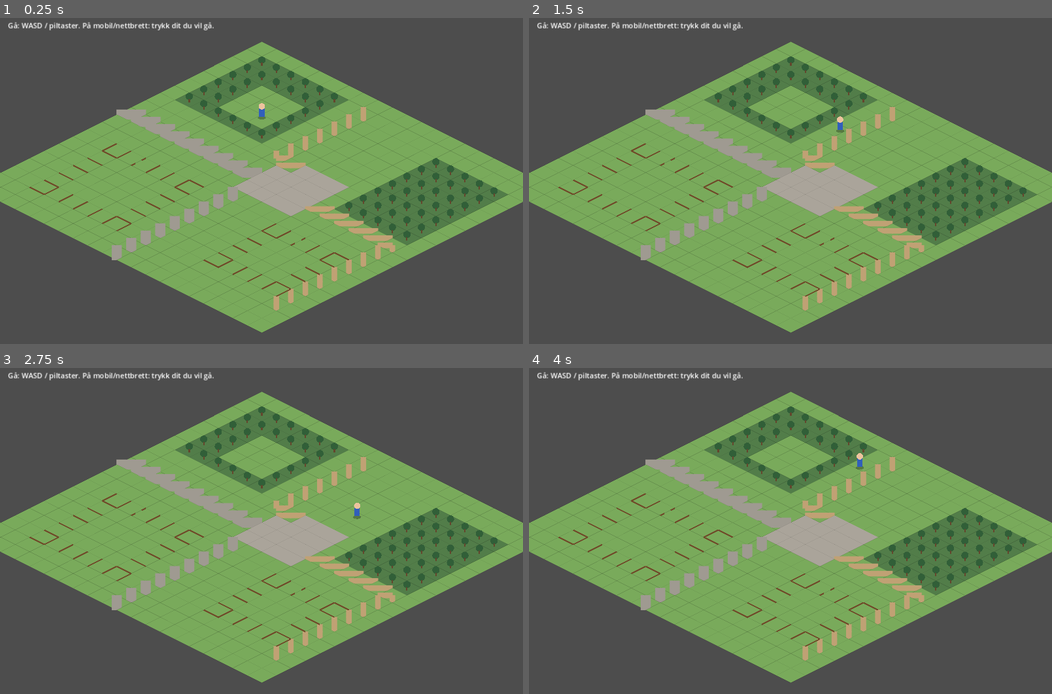
Above: before the commit, frames 1-4 (two rows, left to right).
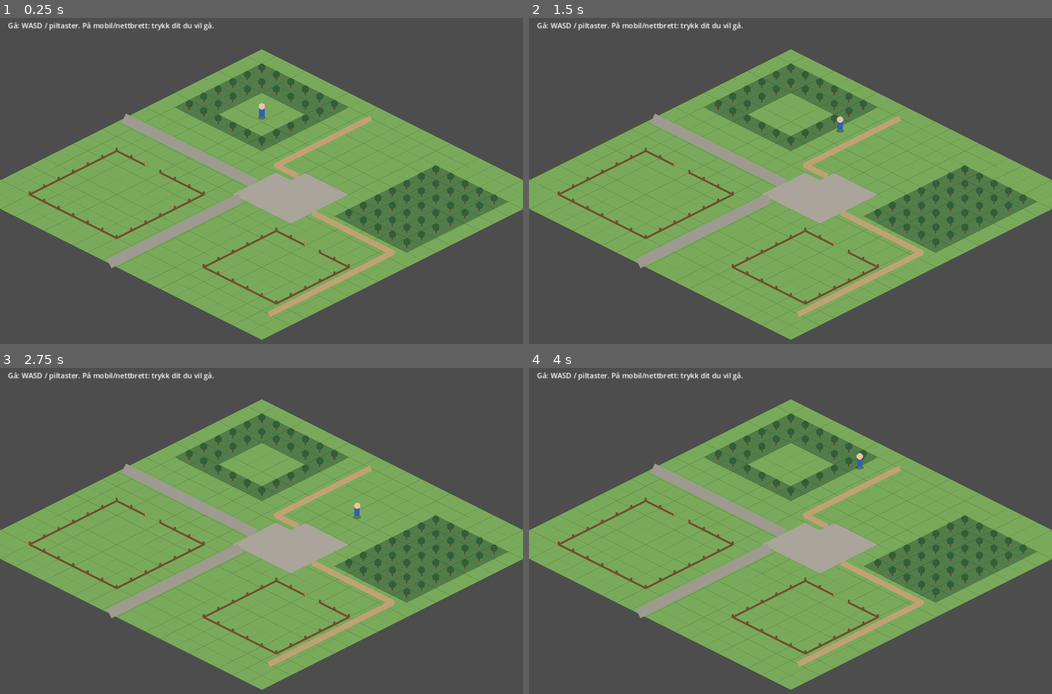
Above: after the commit, the same moments.

Repository: hkolberg/lille-gaardsliv
Game: Godot game, scene res://main.tscn
The game is run twice, just before and just after one commit, with the same random seed, the same clock (stepped at 60 frames per second) and the same inputs.
Inputs (mouse positions are in pixels of both pictures, inside the frame that each line leads up to):
- Up to frame 1 (0.25 s): no input
- Up to frame 2 (1.5 s): tap Enter at 0.5 s; move the mouse to (905, 174) at 0.52 s; hold D (move_right) 0.53-1.28 s; click (905, 174) at 0.67 s; tap Space at 1.25 s; move the mouse to (685, 210) at 1.27 s; hold S (move_down) from 1.28 s (still down)
- Up to frame 3 (2.75 s): move the mouse to (313, 465) at 2.02 s; release S (move_down) at 2.03 s; hold D (move_right) from 2.03 s (still down)
- Up to frame 4 (4 s): move the mouse to (764, 612) at 2.77 s; release D (move_right) at 2.78 s; hold W (move_up) 2.78-3.53 s; click (764, 612) at 2.92 s; tap Enter at 3.5 s; move the mouse to (947, 592) at 3.52 s; hold A (move_left) from 3.53 s (still down)

The runs differ from the first frame. In frame 1, 18% of the frame differs, in the area x 0-100%, y 7-99%; in frame 2, 18%; in frame 3, 18%; in frame 4, 18%.

Commit message:
Align isometric tiles, roads and fence boundaries

Diff:
--- a/godot/main.gd
+++ b/godot/main.gd
@@ -129,7 +129,7 @@
 	fences["%d,%d,%d" % [x, y, edge]] = {"gate": gate}
 
 func _iso(x: int, y: int) -> Vector2:
-	return _iso_f(float(x), float(y))
+	return _iso_f(float(x) + 0.5, float(y) + 0.5)
 
 func _iso_f(x: float, y: float) -> Vector2:
 	return ORIGIN + Vector2((x - y) * TILE_W * 0.5, (x + y) * TILE_H * 0.5)
@@ -206,6 +206,11 @@
 	for y in GRID_H:
 		for x in GRID_W:
 			_draw_tile(x, y, tiles[y][x])
+	# Draw paths after every ground tile, so adjacent tiles cannot cover them.
+	for y in GRID_H:
+		for x in GRID_W:
+			if tiles[y][x].category == "road":
+				_draw_road(x, y, tiles[y][x])
 	_draw_all_fences()
 	_draw_player()
 	_draw_ui()
@@ -223,23 +228,29 @@
 	if tile.category == "forest":
 		draw_circle(c + Vector2(0,-8), 8, Color("#315f38"))
 		draw_line(c + Vector2(0,-2), c + Vector2(0,5), Color("#64462d"), 3)
-	elif tile.category == "road":
-		if tile.surface == "cobblestone_square":
-			draw_colored_polygon(diamond, Color("#aaa49a"))
-		else:
-			var width := 11.0 if tile.surface == "gravel" else 21.0
-			var col := Color("#c0a174") if tile.surface == "gravel" else Color("#9f9a91")
-			_draw_connections(c, tile.connections, width, col)
+
+func _draw_road(x: int, y: int, tile: Dictionary) -> void:
+	var c := _iso(x, y)
+	if tile.surface == "cobblestone_square":
+		draw_colored_polygon(PackedVector2Array([
+			_iso_f(x, y), _iso_f(x + 1, y),
+			_iso_f(x + 1, y + 1), _iso_f(x, y + 1)
+		]), Color("#aaa49a"))
+	else:
+		var width := 11.0 if tile.surface == "gravel" else 21.0
+		var col := Color("#c0a174") if tile.surface == "gravel" else Color("#9f9a91")
+		_draw_connections(c, tile.connections, width, col)
 
 func _edge_point(c: Vector2, d: int) -> Vector2:
 	match d:
-		Dir.N: return c + Vector2(0, -TILE_H * 0.5)
-		Dir.E: return c + Vector2(TILE_W * 0.5, 0)
-		Dir.S: return c + Vector2(0, TILE_H * 0.5)
-		Dir.W: return c + Vector2(-TILE_W * 0.5, 0)
+		Dir.N: return c + Vector2(TILE_W * 0.25, -TILE_H * 0.25)
+		Dir.E: return c + Vector2(TILE_W * 0.25, TILE_H * 0.25)
+		Dir.S: return c + Vector2(-TILE_W * 0.25, TILE_H * 0.25)
+		Dir.W: return c + Vector2(-TILE_W * 0.25, -TILE_H * 0.25)
 	return c
 
 func _draw_connections(c: Vector2, mask: int, width: float, col: Color) -> void:
+	draw_circle(c, width * 0.5, col)
 	for d in [Dir.N, Dir.E, Dir.S, Dir.W]:
 		if mask & d: draw_line(c, _edge_point(c, d), col, width, true)
 
@@ -247,19 +258,21 @@
 	for key in fences:
 		var parts: PackedStringArray = key.split(",")
 		var x := int(parts[0]); var y := int(parts[1]); var edge := int(parts[2])
-		var c := _iso(x, y)
-		var a: Vector2; var b: Vector2
+		# The same integer grid edges used by floor() in collision checks.
+		var a := Vector2.ZERO
+		var b := Vector2.ZERO
 		match edge:
-			Dir.N: a = c + Vector2(-TILE_W*.5,0); b = c + Vector2(0,-TILE_H*.5)
-			Dir.E: a = c + Vector2(0,-TILE_H*.5); b = c + Vector2(TILE_W*.5,0)
-			Dir.S: a = c + Vector2(TILE_W*.5,0); b = c + Vector2(0,TILE_H*.5)
-			Dir.W: a = c + Vector2(0,TILE_H*.5); b = c + Vector2(-TILE_W*.5,0)
-		if fences[key].gate:
-			var mid := (a+b)*0.5
-			draw_line(a, a.lerp(mid,.55), Color("#704d2b"), 3)
-			draw_line(mid.lerp(b,.45), b, Color("#704d2b"), 3)
-		else:
-			draw_line(a, b, Color("#704d2b"), 3)
+			Dir.N: a = _iso_f(x, y); b = _iso_f(x + 1, y)
+			Dir.E: a = _iso_f(x + 1, y); b = _iso_f(x + 1, y + 1)
+			Dir.S: a = _iso_f(x, y + 1); b = _iso_f(x + 1, y + 1)
+			Dir.W: a = _iso_f(x, y); b = _iso_f(x, y + 1)
+		# A gate is an entirely open edge, matching its collision rule.
+		# End posts mark the entrance without drawing a barrier across it.
+		if not fences[key].gate:
+			draw_line(a, b, Color("#704d2b"), 3, true)
+		var post_color := Color("#ba925f") if fences[key].gate else Color("#704d2b")
+		draw_line(a, a + Vector2(0, -6), post_color, 3, true)
+		draw_line(b, b + Vector2(0, -6), post_color, 3, true)
 
 func _draw_player() -> void:
 	draw_ellipse(player_screen + Vector2(0,7), Vector2(9,4), Color(0,0,0,.28))
